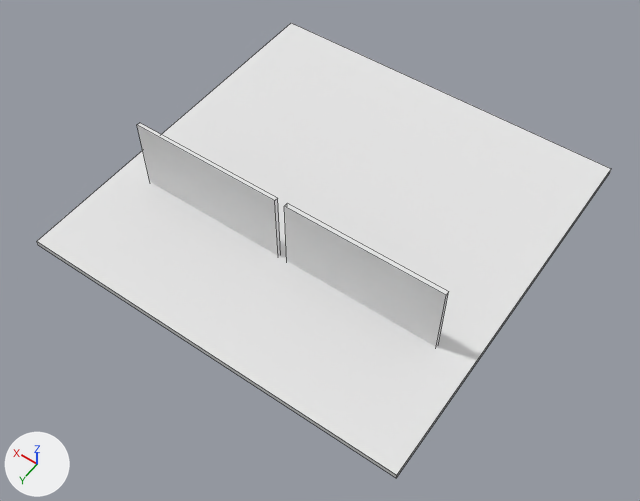
One commit to the Blender file target.blend: the scene before it, then after it.
Before and after are seen from a camera (50 mm lens) standing at (-16.0, 23.5, 32.7) and looking at (-1.0, 2.5, -0.1). The lights are fixed; the arrows at lower left show +X, +Y and +Z. Mesh edges are drawn as thin lines.

In view in the first picture: 'Ground', 'LeftWall', 'RightWall'.
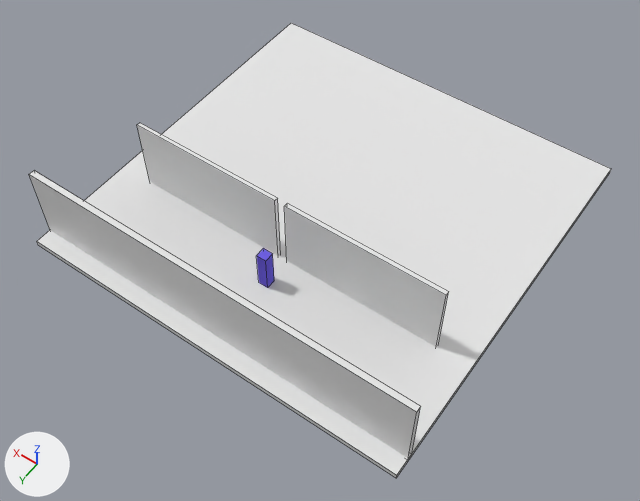
Edits to the bpy script that builds the scene:
```text
Add mat_material_001:
    mat_material_001 = diffuse_material('Material.001')
    mat_material_001.base_color = (0.166, 0.123, 0.8)  # blue #7162e7
Add me_cube_003:
    me_cube_003.from_pydata(...)  # a box spanning x -0.25..0.25, y -0.25..0.25, z -1.0..1.0
    me_cube_003.materials.append(mat_material_001)  # blue #7162e7
Add me_cube_004:
    me_cube_004.from_pydata(...)  # a box spanning x -1.0..1.0, y -1.0..1.0, z -1.0..1.0
Add ob_target:
    ob_target = bpy.data.objects.new('target', me_cube_003)
    ob_target.location = (-0.22, 5.58, 1.15)
Add ob_backwall:
    ob_backwall = bpy.data.objects.new('BackWall', me_cube_004)
    ob_backwall.location = (0.0, 9.0, 2.0)
    ob_backwall.scale = (10.0, 0.15, 2.0)
```

Location of each change, (x1, y1, x2, y2) in pixels of the pictures (640 x 501 px):
'BackWall', added
    after: (29, 171, 421, 459)
'target', added (blue)
    after: (256, 248, 274, 288)
